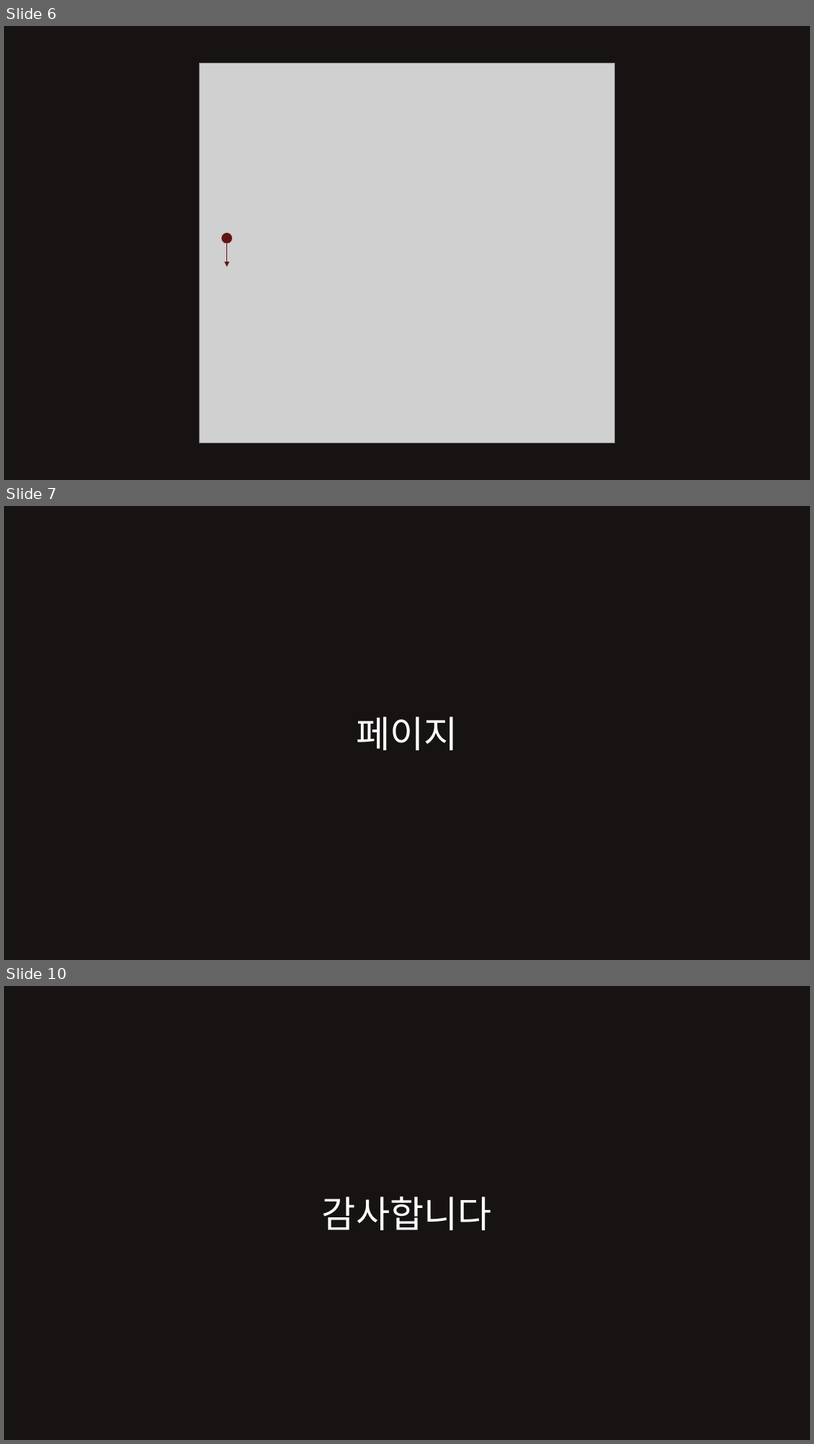
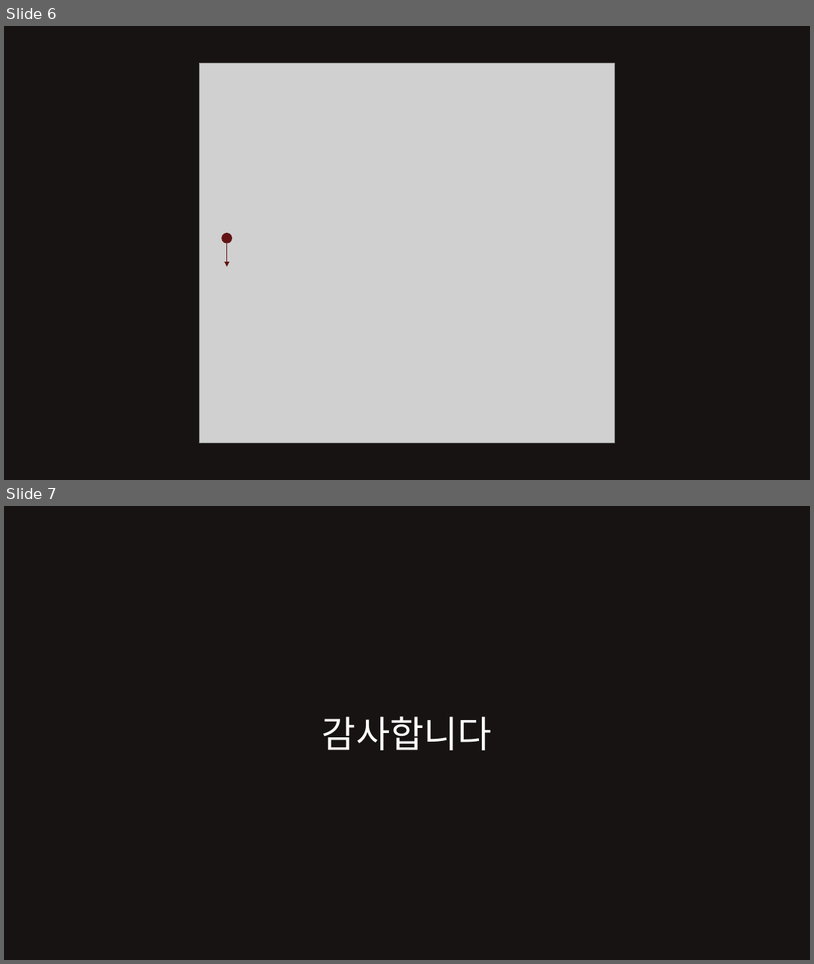
Before and after one commit to mercury0123/ezen, a slide deck: 이젠필름 PPT.pptx. Shown one above the other, each under a label of ours: slides 6, 7 and 10 before the commit, slides 6 and 7 after it; the slides between them are not shown. The pictures are 814x1444 and 814x964 pixels, drawn with LibreOffice and Linux fonts; fonts in the diff are those of the drawing; grey boxes stand for pictures. Boxes give left, top, right and bottom in pixels: in the first picture for what was removed or moved away, otherwise in the second. Text is boxed around its words. In the diff, an @@ line names an element or a change of style, - is before the commit and + after.

```diff
--- a/이젠필름 PPT.pptx
+++ b/이젠필름 PPT.pptx
@@ slide 7 removed at [4,506,810,960], background #181313 @@
@@ text removed at [356,716,458,750] @@
-페이지
@@ what was slide 10 is now slide 7 @@
```
Also in this commit, not shown: 2 other slides removed.
